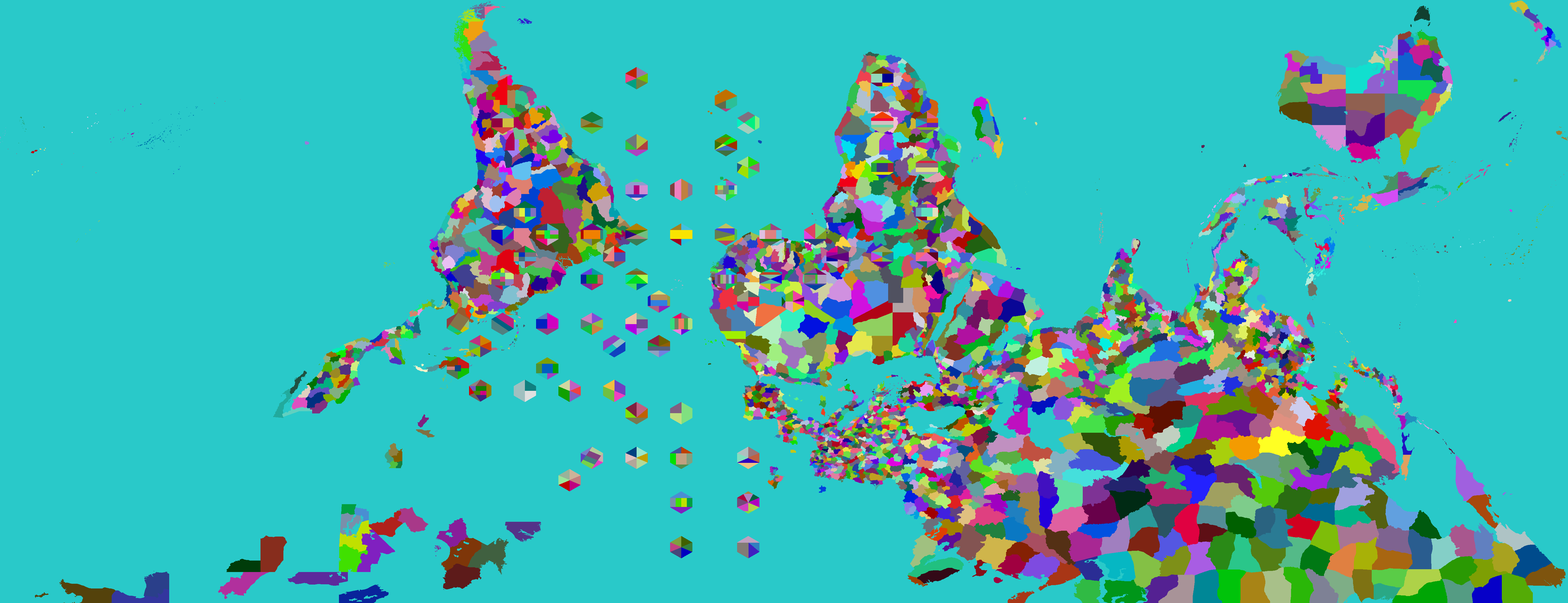
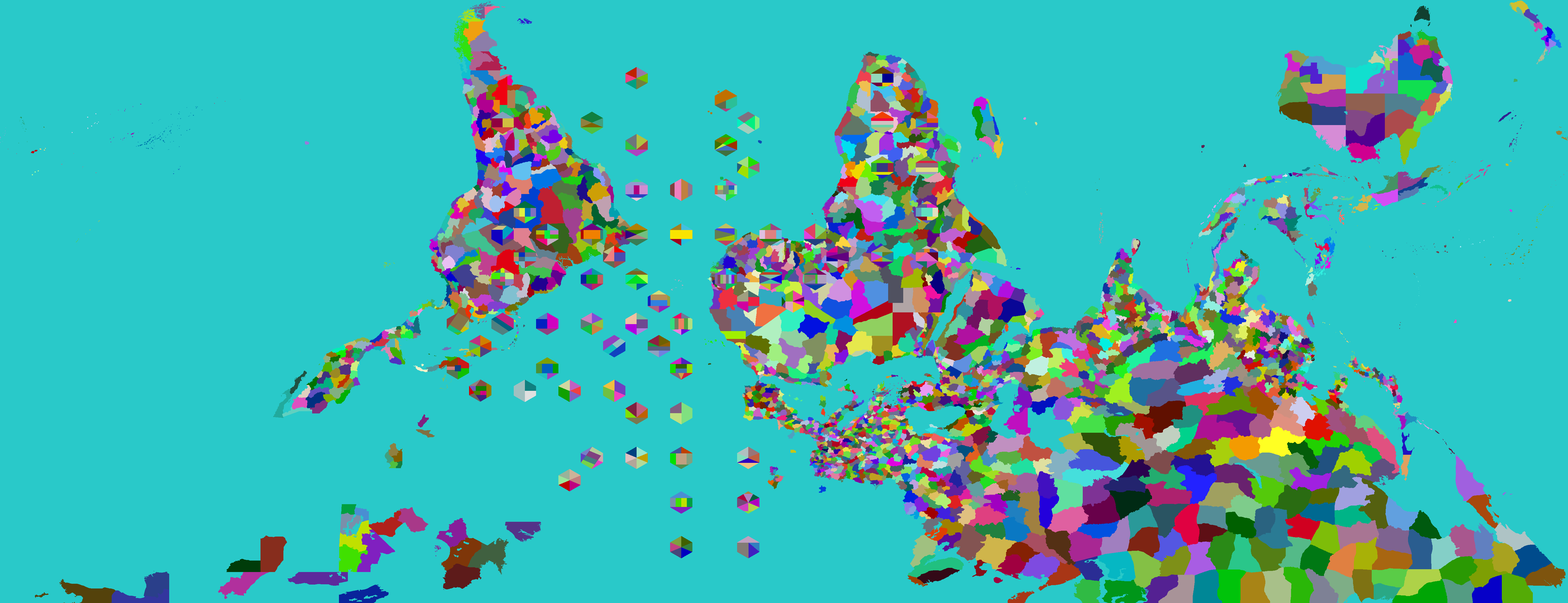
Two versions of the same layered image (1568px x 603px). Layer-by-layer changes:
painted on "Provinces" over left=670, top=357, right=798, bottom=445
